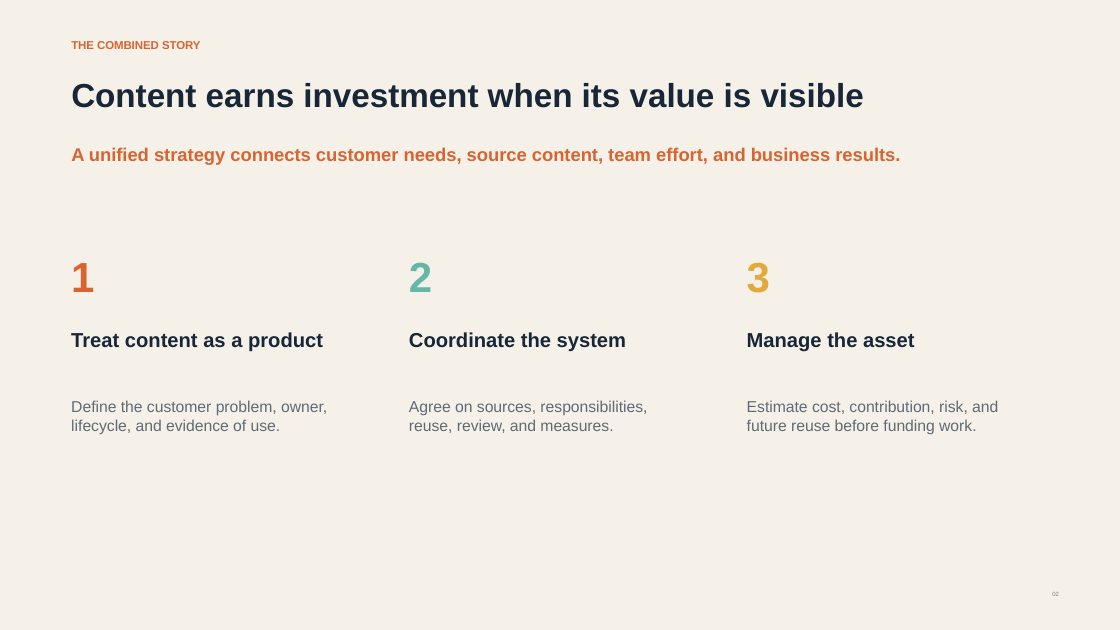
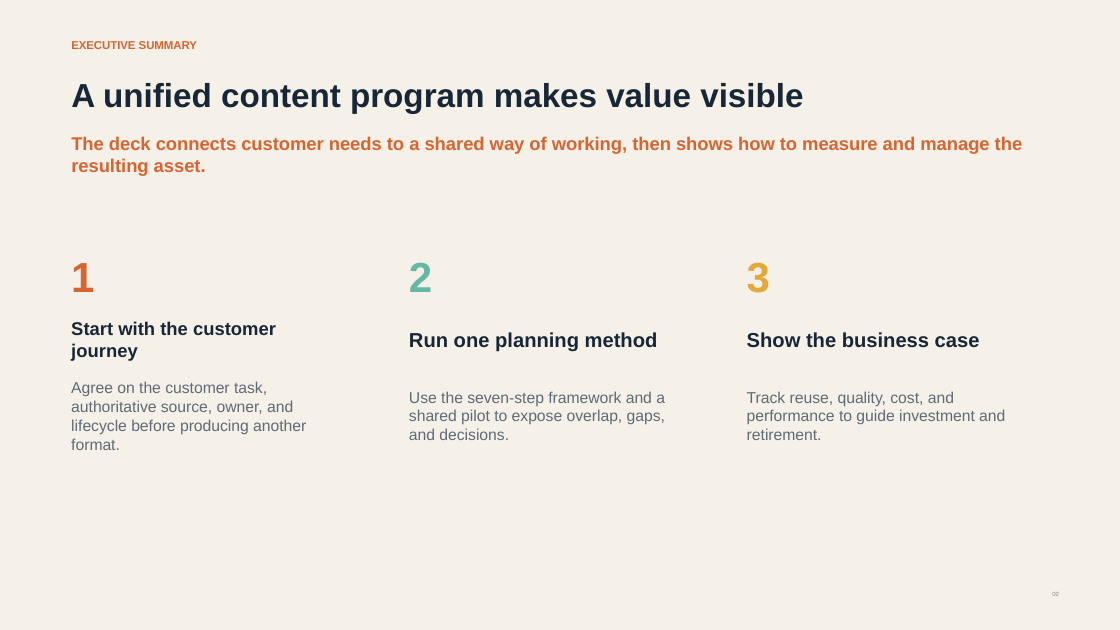
Before and after one commit to sharmiladas/sharmiladas.github.io, a slide deck: slide 2 of downloads/Unified_Content_Strategy_in_Practice.pptx. Drawn at 1120x630 pixels with LibreOffice and Linux fonts; fonts in the diff are those of the drawing. Boxes give left, top, right and bottom in pixels: in the first picture for what was removed or moved away, otherwise in the second. Text is boxed around its words. In the diff, an @@ line names an element or a change of style, - is before the commit and + after.

Commit message:
Update portfolio presentation summary and sections

```diff
--- a/downloads/Unified_Content_Strategy_in_Practice.pptx
+++ b/downloads/Unified_Content_Strategy_in_Practice.pptx
@@ text at box(71, 41, 197, 49): text changed @@
-THE COMBINED STORY
+EXECUTIVE SUMMARY
@@ text at box(71, 83, 803, 114): text changed @@
-Content earns investment when its value is visible
+A unified content program makes value visible
@@ text at box(71, 136, 1023, 176): text changed @@
-A unified strategy connects customer needs, source content, team effort, and business results.
+The deck connects customer needs to a shared way of working, then shows how to measure and manage the resulting asset.
@@ text at box(71, 321, 276, 361): text changed; size 17.2 to 15.8 pt @@
-Treat content as a product
+Start with the customer journey
@@ text at box(409, 332, 658, 352): text changed @@
-Coordinate the system
+Run one planning method
@@ text at box(747, 332, 980, 348): text changed @@
-Manage the asset
+Show the business case
@@ text at box(71, 381, 306, 450): text changed @@
-Define the customer problem, owner, lifecycle, and evidence of use.
+Agree on the customer task, authoritative source, owner, and lifecycle before producing another format.
@@ text at box(409, 391, 665, 440): text changed @@
-Agree on sources, responsibilities, reuse, review, and measures.
+Use the seven-step framework and a shared pilot to expose overlap, gaps, and decisions.
@@ text at box(747, 391, 1005, 440): text changed @@
-Estimate cost, contribution, risk, and future reuse before funding work.
+Track reuse, quality, cost, and performance to guide investment and retirement.
```
Also in this commit, not shown: 25 other slides changed.
